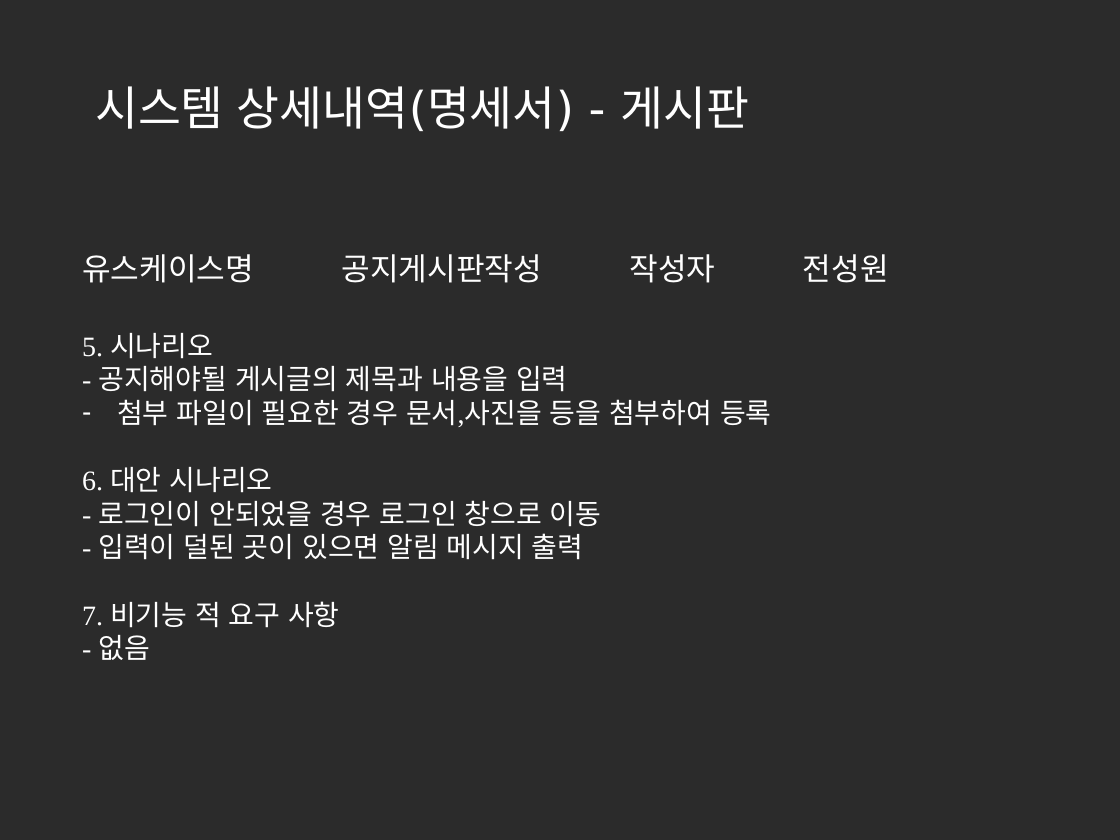
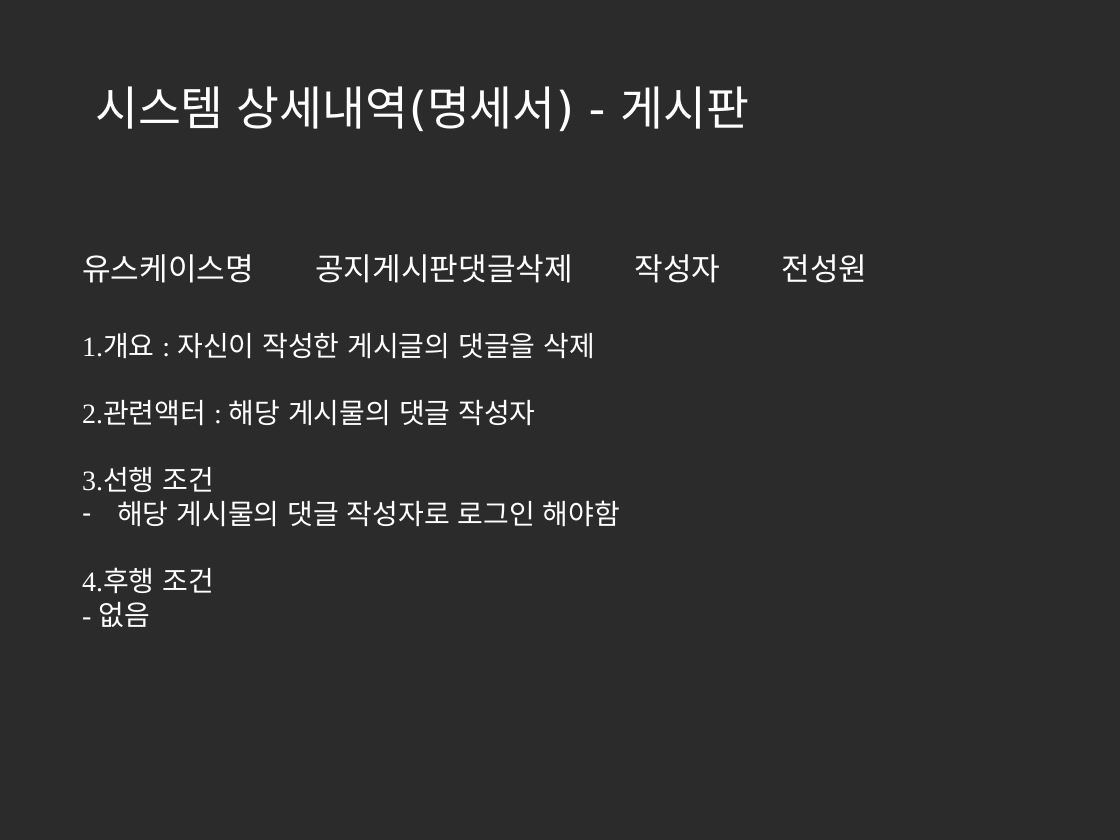
Before and after one commit to korea600/useful, a slide deck: slide 76 of Useful/UML/Presentation/useful_ppt_초안(수정중).pptx. Drawn at 1120x840 pixels with LibreOffice and Linux fonts; fonts in the diff are those of the drawing; background and template pictures are left out; a plain dark background stands for a picture behind light text. Boxes give left, top, right and bottom in pixels: in the first picture for what was removed or moved away, otherwise in the second. Text is boxed around its words. In the diff, an @@ line names an element or a change of style, - is before the commit and + after.

Commit message:
명세서 작성완료

```diff
--- a/Useful/UML/Presentation/useful_ppt_초안(수정중).pptx
+++ b/Useful/UML/Presentation/useful_ppt_초안(수정중).pptx
@@ text at (82,254,868,283): text changed @@
-유스케이스명 공지게시판작성 작성자 전성원
+유스케이스명 공지게시판댓글삭제 작성자 전성원
@@ text at (82,333,620,594): text changed @@
-5. 시나리오
-- 공지해야될 게시글의 제목과 내용을 입력
-– 첨부 파일이 필요한 경우 문서,사진을 등을 첨부하여 등록
-6. 대안 시나리오
-- 로그인이 안되었을 경우 로그인 창으로 이동
-- 입력이 덜된 곳이 있으면 알림 메시지 출력
-7. 비기능 적 요구 사항
+1.개요 : 자신이 작성한 게시글의 댓글을 삭제
+2.관련액터 : 해당 게시물의 댓글 작성자
+3.선행 조건
+– 해당 게시물의 댓글 작성자로 로그인 해야함
+4.후행 조건
```
Also in this commit, not shown: 9 other slides changed, 90 slides added.
